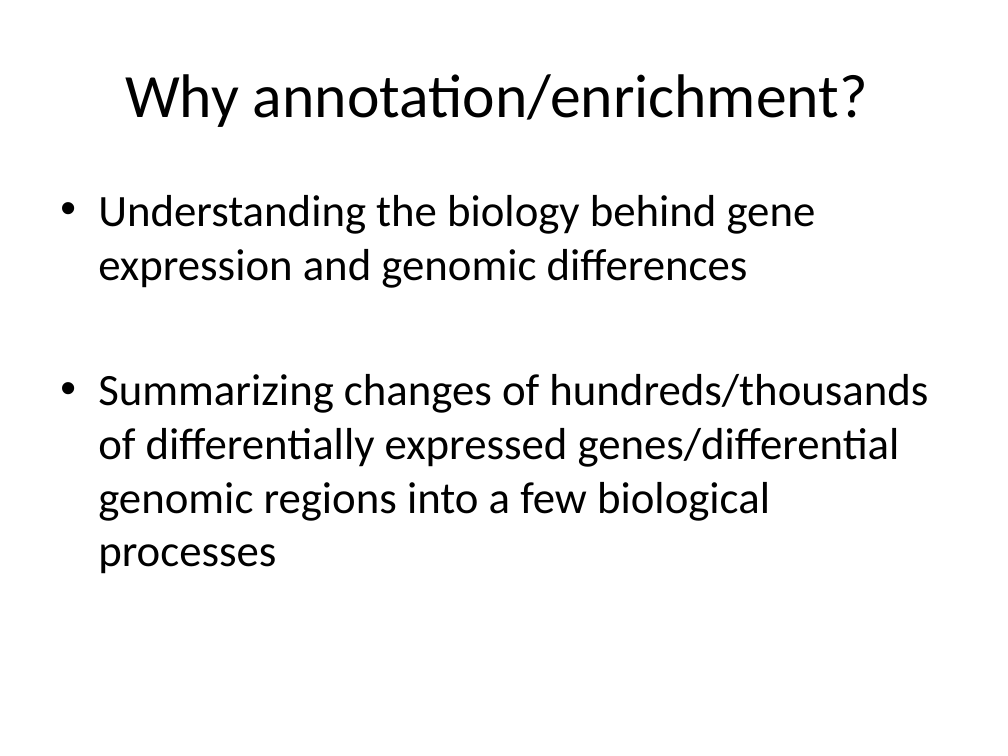
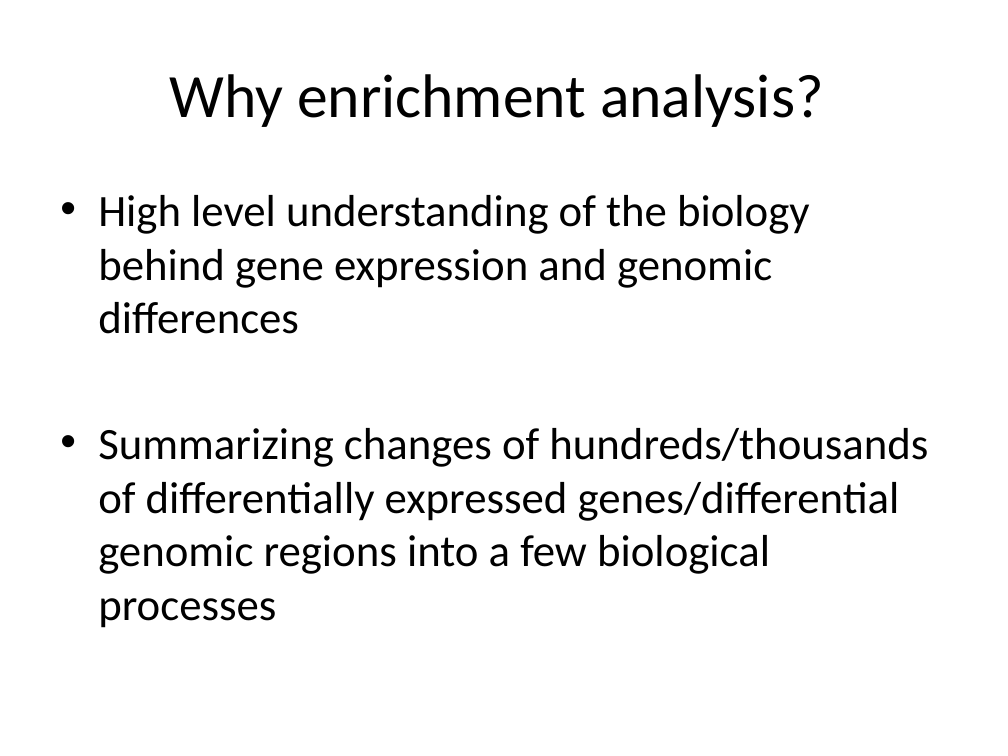
Before and after one commit to mdozmorov/ci-workshop, a slide deck: slide 3 of Slides/Annotation_and_enrichment.pptx. Drawn at 1008x756 pixels with LibreOffice and Linux fonts; fonts in the diff are those of the drawing. Boxes give left, top, right and bottom in pixels: in the first picture for what was removed or moved away, otherwise in the second. Text is boxed around its words. In the diff, an @@ line names an element or a change of style, - is before the commit and + after.

```diff
--- a/Slides/Annotation_and_enrichment.pptx
+++ b/Slides/Annotation_and_enrichment.pptx
@@ title at box(169, 74, 824, 127): text changed @@
-Why annotation/enrichment?
+Why enrichment analysis?
@@ text at box(98, 195, 810, 334): text changed @@
-• Understanding the biology behind gene expression and genomic differences
+• High level understanding of the biology behind gene expression and genomic differences
```
Also in this commit, not shown: 3 other slides changed, 2 other files.
